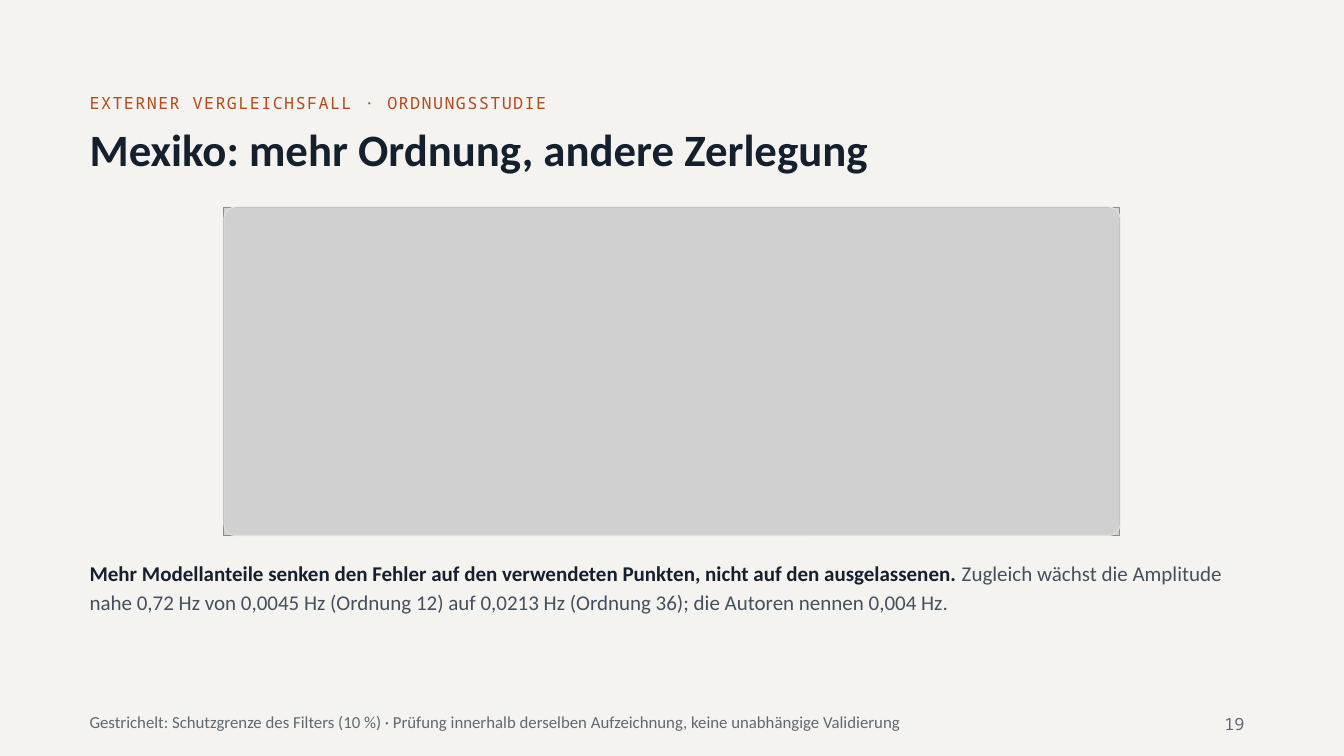
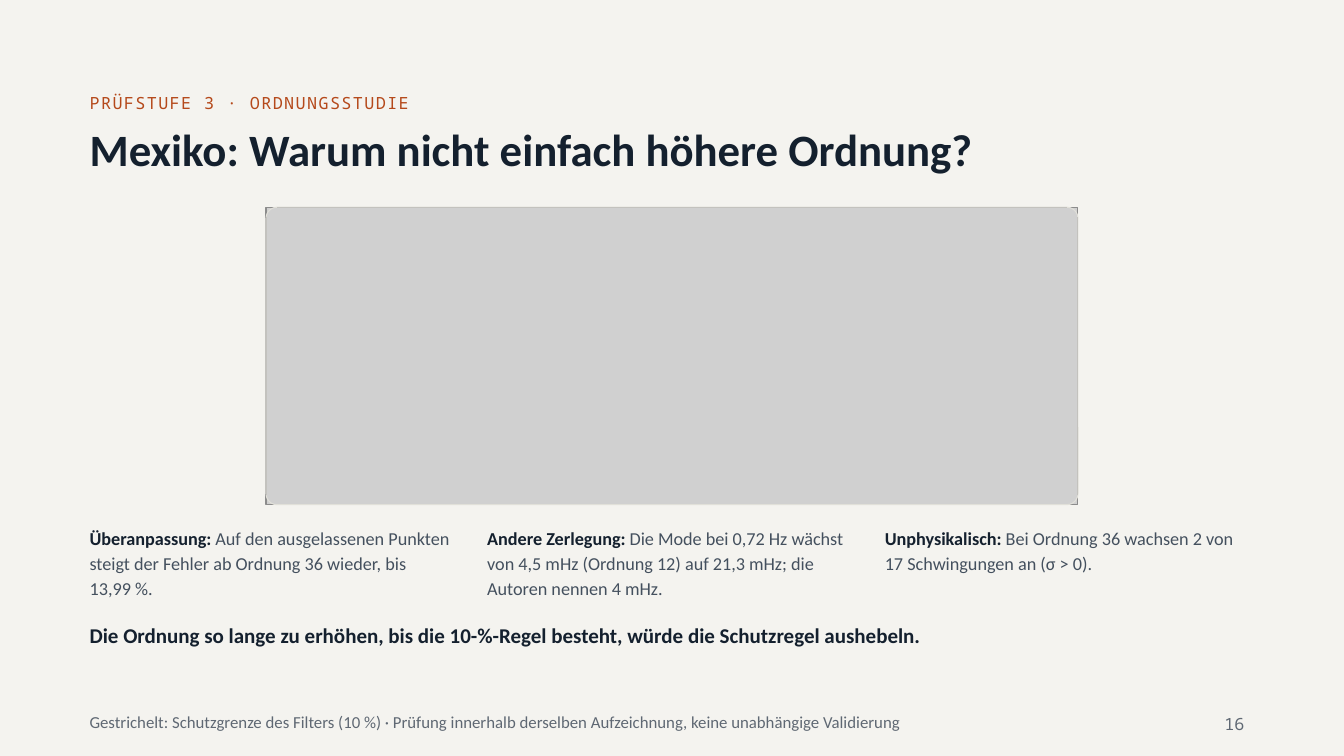
Before and after one commit to relaytoroot/prony_matrix_pencil_filter, a slide deck: slide 16 of docs/praesentation/Ergebnisse_Matrix_Pencil_Arbeitsfassung.pptx (slide 19 before the commit). Drawn at 1344x756 pixels with LibreOffice and Linux fonts; fonts in the diff are those of the drawing; grey boxes stand for pictures. Boxes give left, top, right and bottom in pixels: in the first picture for what was removed or moved away, otherwise in the second. Text is boxed around its words. In the diff, an @@ line names an element or a change of style, - is before the commit and + after.

```diff
--- a/docs/praesentation/Ergebnisse_Matrix_Pencil_Arbeitsfassung.pptx
+++ b/docs/praesentation/Ergebnisse_Matrix_Pencil_Arbeitsfassung.pptx
@@ text at (90, 93, 409, 109): text changed @@
-EXTERNER VERGLEICHSFALL · ORDNUNGSSTUDIE
+PRÜFSTUFE 3 · ORDNUNGSSTUDIE
@@ title at (90, 134, 972, 174): text changed @@
-Mexiko: mehr Ordnung, andere Zerlegung
+Mexiko: Warum nicht einfach höhere Ordnung?
@@ picture: place and size @@
-picture at (224, 208, 1120, 536)
+picture at (266, 208, 1079, 505)
@@ rounded rectangle: place and size @@
-rounded rectangle at (224, 208, 1120, 536)
+rounded rectangle at (266, 208, 1079, 505)
@@ rounded rectangle at (266, 208, 1079, 505): proportions changed @@
@@ text at (90, 530, 449, 597): text changed; size 15 to 13 pt @@
-Mehr Modellanteile senken den Fehler auf den verwendeten Punkten, nicht auf den ausgelassenen. Zugleich wächst die Amplitude nahe 0,72 Hz von 0,0045 Hz (Ordnung 12) auf 0,0213 Hz (Ordnung 36); die Autoren nennen 0,004 Hz.
+Überanpassung: Auf den ausgelassenen Punkten steigt der Fehler ab Ordnung 36 wieder, bis 13,99 %.
@@ text added at (487, 532, 844, 595), 13 pt, text #44505E @@
+Andere Zerlegung: Die Mode bei 0,72 Hz wächst von 4,5 mHz (Ordnung 12) auf 21,3 mHz; die Autoren nennen 4 mHz.
@@ text added at (885, 532, 1233, 573), 13 pt, text #44505E @@
+Unphysikalisch: Bei Ordnung 36 wachsen 2 von 17 Schwingungen an (σ > 0).
@@ text added at (90, 628, 920, 647), 15 pt, text #14202E, bold @@
+Die Ordnung so lange zu erhöhen, bis die 10-%-Regel besteht, würde die Schutzregel aushebeln.
@@ page number at (1224, 718, 1244, 730): text changed @@
-19
+16
```
Also in this commit, not shown: 8 other slides changed, 1 slide added, 1 slide removed, 1 other file.
